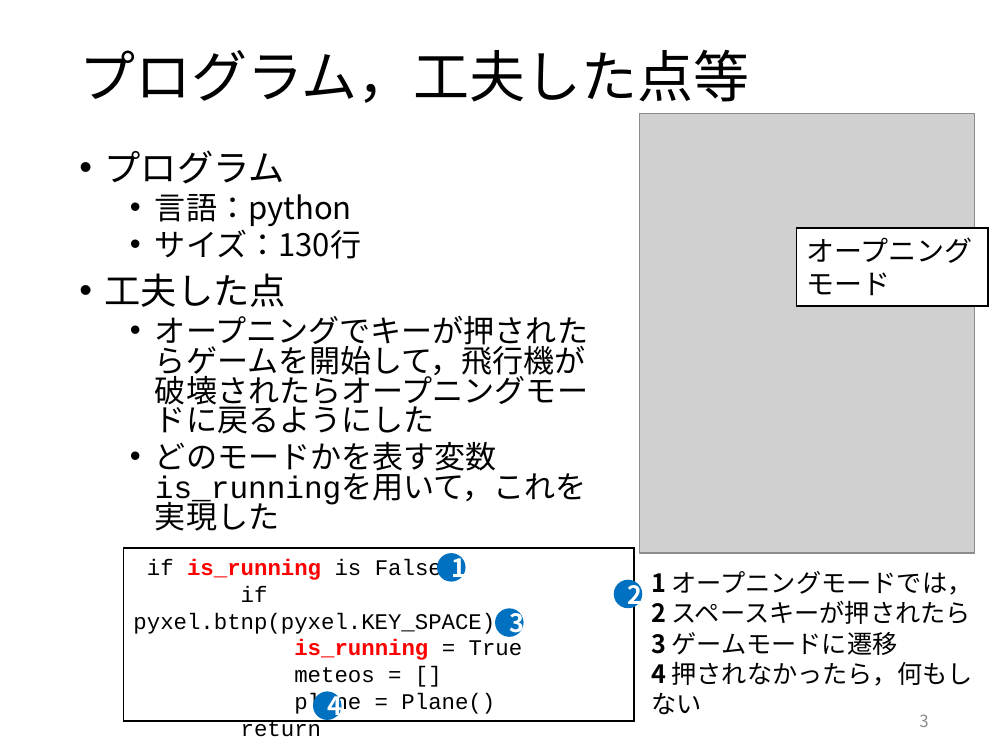
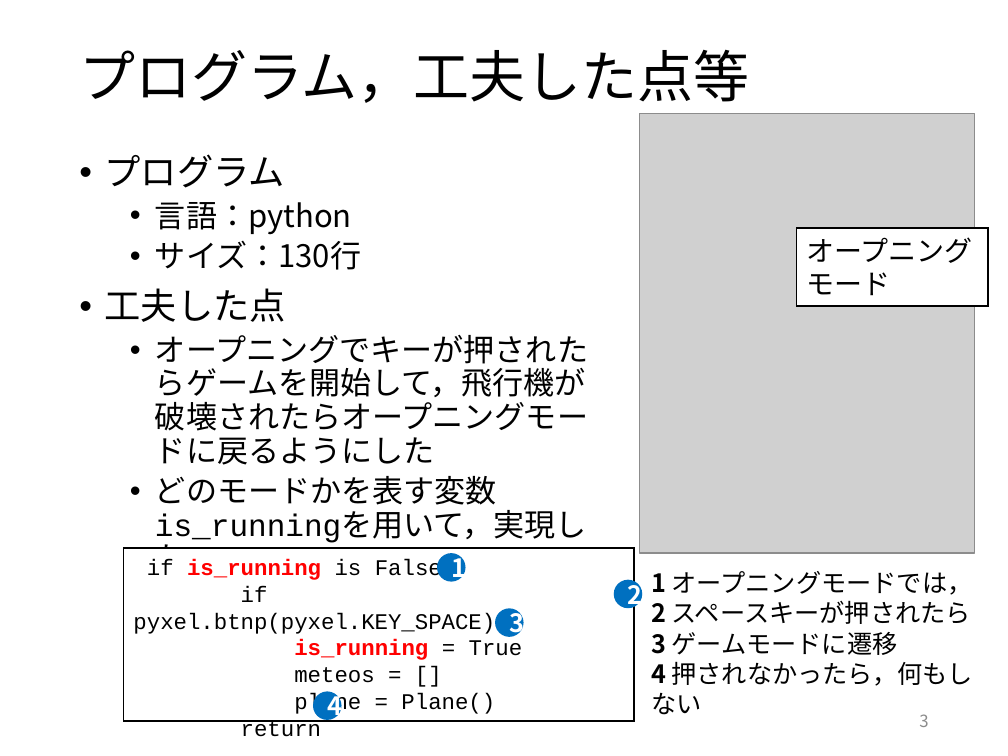
Before and after one commit to tatsuhirotsuchiya/gakumon, a slide deck: slide 3 of meteo.pptx. Drawn at 1008x756 pixels with LibreOffice and Linux fonts; fonts in the diff are those of the drawing; grey boxes stand for pictures. Boxes give left, top, right and bottom in pixels: in the first picture for what was removed or moved away, otherwise in the second. Text is boxed around its words. In the diff, an @@ line names an element or a change of style, - is before the commit and + after.

```diff
--- a/meteo.pptx
+++ b/meteo.pptx
@@ text at <box>105,154,588,465</box>: line spacing 0.8 to 0.9 @@
@@ text at <box>155,476,587,543</box>: text changed @@
-  • どのモードかを表す変数is_runningを用いて，これを実現した
+  • どのモードかを表す変数is_runningを用いて，実現した
```
Also in this commit, not shown: 2 other files.
